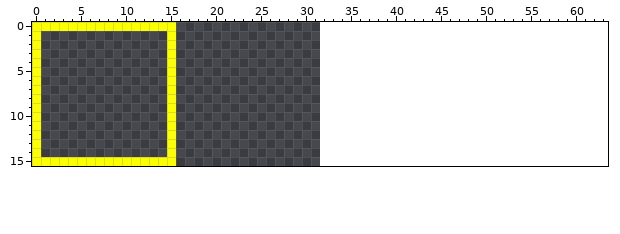
One commit to this pixel-art sprite: assets/ui.png. That is the earlier state.
The file is 32x16 pixels. The old version is drawn lined up with the new one, on the new canvas.
And afterwards:
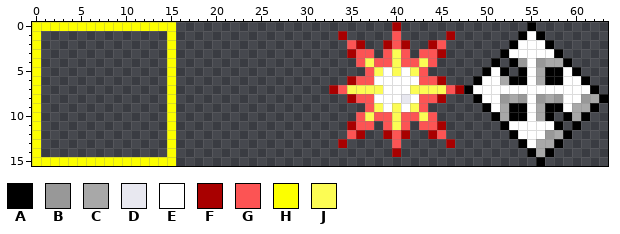
Palette (. is transparent): A #000000  B #989898  C #a8a8a8  D #e8e8f0  E #ffffff  F #a80000  G #fc5454  H #fcff00  J #fcfc54
Change:
canvas 32x16 -> 64x16
Changed rows in their new state; - is an unchanged pixel.
first column x 33:
 0 -------F--------------A--------
 1 -F-----G-----F-------AEA-------
 2 --GF--FGF--FG-------AEEEA------
 3 --FGG-GJG-GGF------AEEEEEA-----
 4 ---GJGGJGGJG------A-ABEBCCA----
 5 ----GJEJEJG------AEA-AECAAEA---
 6 --FGGEEEEEGGF---AEECAAECAAEEA--
 7 FGJJJJEEEJJJJGFAEEEEEEEEEEEEEA-
 8 --FGGEEEDEGGF---AEEBCBEBCBEEBCA
 9 ----GJEJEJG------AECAAECAAECCA-
10 ---GJGGJGGJG------ACAAECA-ACA--
11 --FGG-GJG-GGF------AEEEEEA-A---
12 --GF--FGF--FG-------AEEEBCA----
13 -F-----G-----F-------AECCA-----
14 -------F--------------ACA------
15 -----------------------A-------
Changed places in both pictures, as pixel boxes (x1, y1, x2, y2):
added: (329, 22, 608, 166)
